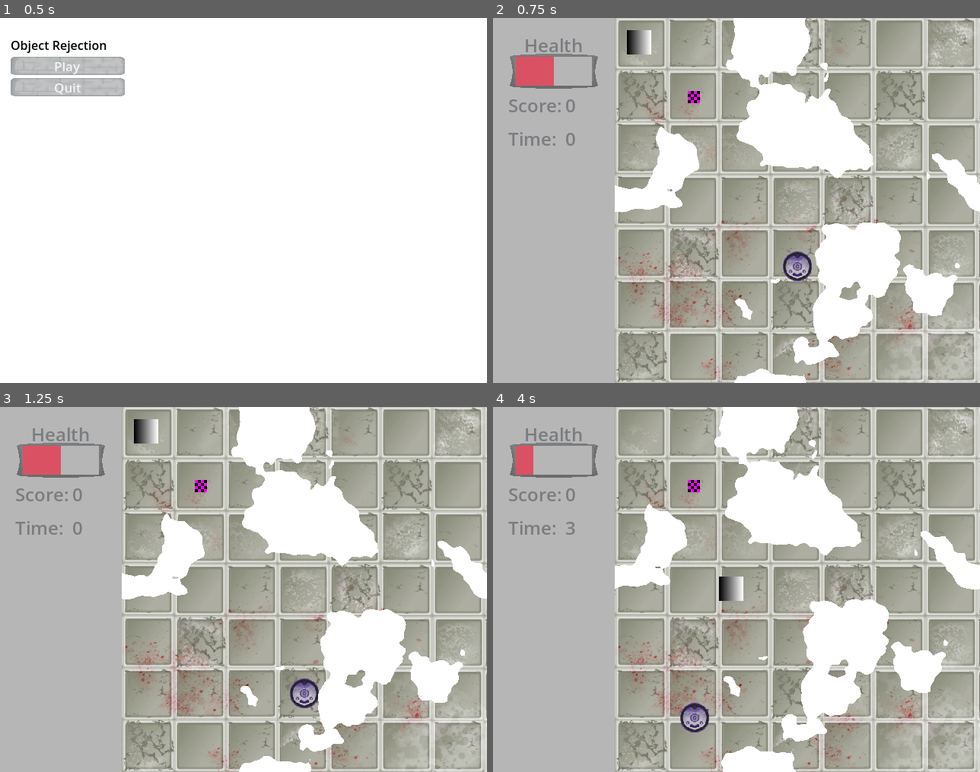
Above: before the commit, frames 1-4 (two rows, left to right).
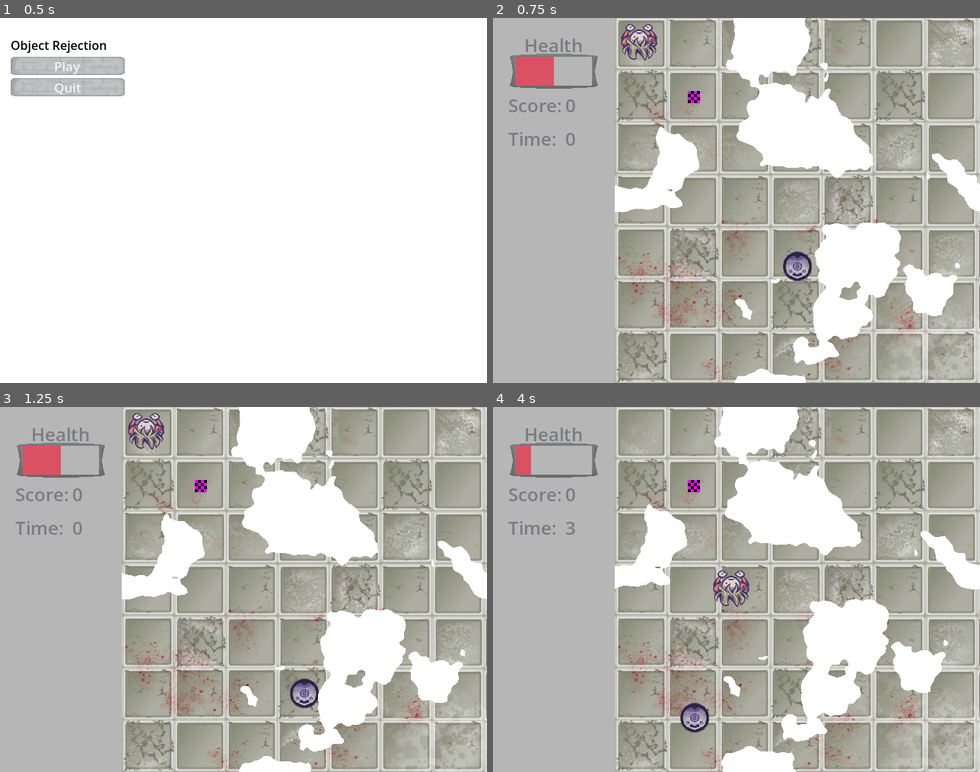
Above: after the commit, the same moments.

Repository: Cyberiada2025-2026/Lem-Jam
Game: Godot game, scene res://ui/main_menu/main_menu.tscn
The game is run twice, just before and just after one commit, with the same random seed, the same clock (stepped at 60 frames per second) and the same inputs.
Inputs (mouse positions are in pixels of both pictures, inside the frame that each line leads up to):
- Up to frame 1 (0.5 s): no input
- Up to frame 2 (0.75 s): click "Play" at 0.5 s
- Up to frame 3 (1.25 s): no input
- Up to frame 4 (4 s): tap Enter at 1.25 s; move the mouse to (639, 432) at 1.27 s; press the mouse at (639, 432) at 1.28 s; move the mouse to (639, 607) at 2.02 s; release the mouse at (639, 607) at 2.03 s; click (639, 607) at 2.1 s; move the mouse to (785, 509) at 2.77 s; press the mouse at (785, 509) at 2.78 s; move the mouse to (712, 662) at 3.52 s; release the mouse at (712, 662) at 3.53 s; click (712, 662) at 3.6 s

Frame 1 is identical in both runs. In frame 2, 0.5% of the frame differs, in the area x 26-34%, y 1-12%; in frame 3, 0.5%; in frame 4, 0.6%, in the area x 7-53%, y 10-55%.

Commit message:
Changed player sprite

Diff:
--- a/shared/player/player.tscn
+++ b/shared/player/player.tscn
@@ -2,13 +2,7 @@
 
 [ext_resource type="Script" uid="uid://bw10b5svnvsbe" path="res://shared/player/player_control.gd" id="1_x7nyl"]
 [ext_resource type="Script" uid="uid://chm8d3dh7cq8v" path="res://shared/player/health_component.gd" id="2_n2gxi"]
-
-[sub_resource type="Gradient" id="Gradient_x7nyl"]
-
-[sub_resource type="GradientTexture2D" id="GradientTexture2D_ejjm8"]
-gradient = SubResource("Gradient_x7nyl")
-width = 32
-height = 32
+[ext_resource type="Texture2D" uid="uid://cjnfwfk64fkr6" path="res://shared/player/player.png" id="3_7r5ry"]
 
 [sub_resource type="CircleShape2D" id="CircleShape2D_7r5ry"]
 radius = 17.0
@@ -21,7 +15,7 @@
 script = ExtResource("2_n2gxi")
 
 [node name="Sprite2D" type="Sprite2D" parent="." unique_id=2026787320]
-texture = SubResource("GradientTexture2D_ejjm8")
+texture = ExtResource("3_7r5ry")
 
 [node name="CollisionShape2D" type="CollisionShape2D" parent="." unique_id=950972294]
 shape = SubResource("CircleShape2D_7r5ry")
Binary file added: shared/player/player.png
Not shown, added: shared/player/player.png.import
